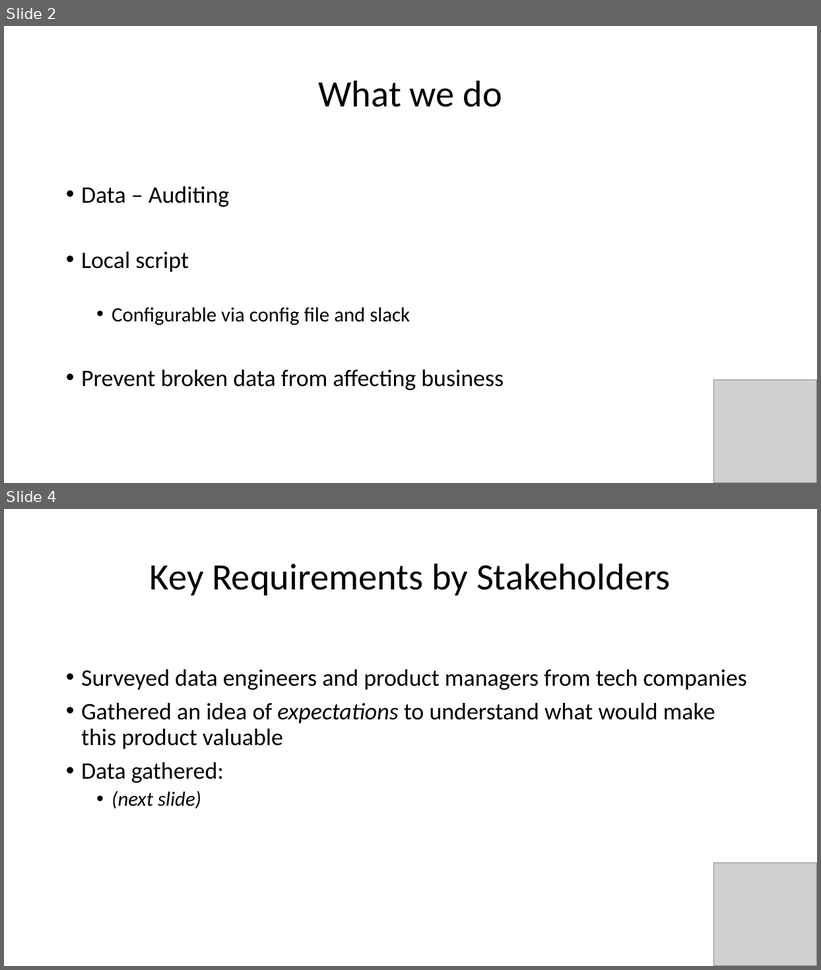
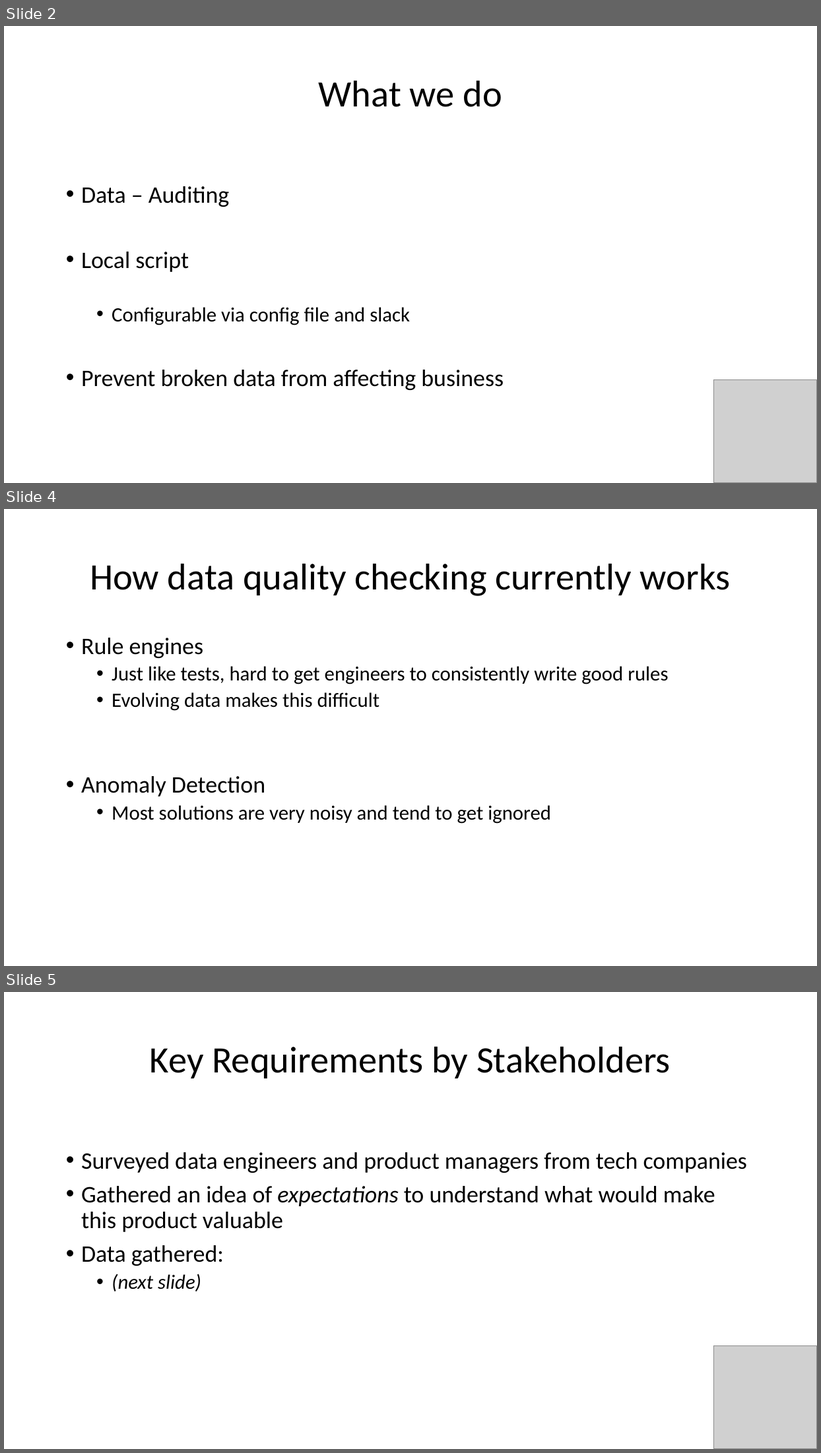
Before and after one commit to havess/daudit, a slide deck: midterm_presentation.pptx. Shown one above the other, each under a label of ours: slides 2 and 4 before the commit, slides 2, 4 and 5 after it; the slides between them are not shown. The pictures are 821x970 and 821x1453 pixels, drawn with LibreOffice and Linux fonts; fonts in the diff are those of the drawing; grey boxes stand for pictures. Boxes give left, top, right and bottom in pixels: in the first picture for what was removed or moved away, otherwise in the second. Text is boxed around its words. In the diff, an @@ line names an element or a change of style, - is before the commit and + after.

```diff
--- a/midterm_presentation.pptx
+++ b/midterm_presentation.pptx
@@ slide 4 added at (x1=4, y1=509, x2=817, y2=966), background #FFFFFF @@
@@ title added at (x1=90, y1=563, x2=731, y2=596), 44 pt, text #000000 @@
+How data quality checking currently works
@@ text added at (x1=81, y1=638, x2=668, y2=824), 24 pt, text #000000 @@
+• Rule engines
+  • Just like tests, hard to get engineers to consistently write good rules
+  • Evolving data makes this difficult
+• Anomaly Detection
+  • Most solutions are very noisy and tend to get ignored
@@ what was slide 4 is now slide 5 @@
```
Also in this commit, not shown: 7 slides changed, 1 slide removed.
